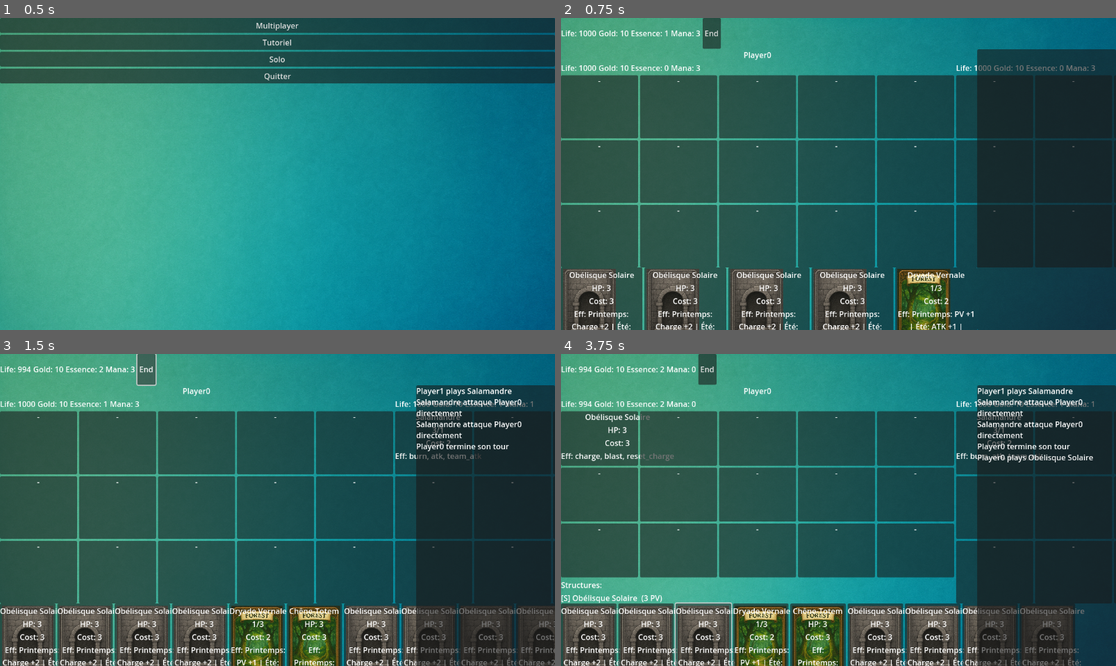
Above: before the commit, frames 1-4 (two rows, left to right).
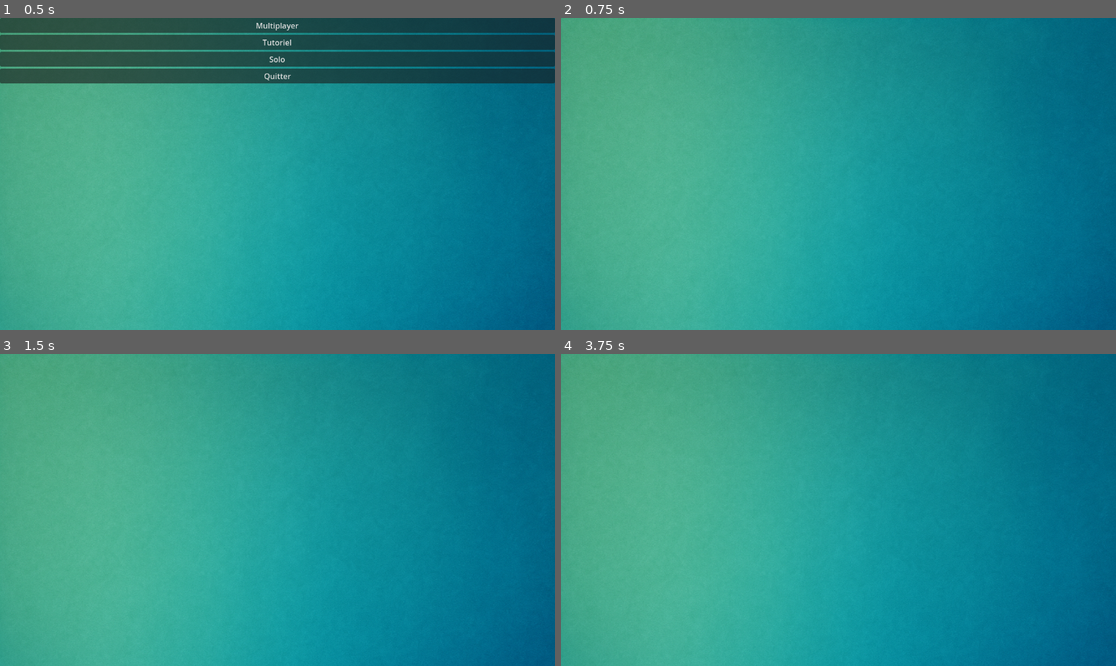
Above: after the commit, the same moments.

Repository: cbCielblanc/deckbuilding
Game: Godot game, scene res://scenes/MainMenu.tscn
Same seed, same stepped clock (60 frames per second), same inputs: the game is played once before the commit and once after it.
Inputs (mouse positions are in pixels of both pictures, inside the frame that each line leads up to):
- Up to frame 1 (0.5 s): no input
- Up to frame 2 (0.75 s): click "Solo" at 0.5 s
- Up to frame 3 (1.5 s): click (149, 369) at 1.25 s, where only the run before the commit has a clickable "End"
- Up to frame 4 (3.75 s): click (588, 644) at 2.02 s; click (644, 644) at 2.77 s; click (705, 644) at 3.52 s

Frame 1 is identical in both runs. In frame 2, 82% of the frame differs, in the area x 0-100%, y 0-100%; in frame 3, 82%; in frame 4, 77%.
Error after the commit: Parse Error: Could not resolve external class member "owner". (res://scripts/effect_processor.gd:13)

Commit message:
Fix owner null errors and document

Diff:
--- a/scripts/effect_processor.gd
+++ b/scripts/effect_processor.gd
@@ -4,11 +4,19 @@
 func apply(e : Dictionary, src : Card, tgt = null) -> void:
 	var a = e.get("action", "")
 	match a:
-		"atk":           tgt.atk += e.value
-		"hp":            tgt.hp  = min(tgt.max_hp, tgt.hp + e.value)
+		"atk":
+			if tgt:
+				tgt.atk += e.value
+		"hp":
+			if tgt:
+				tgt.hp  = min(tgt.max_hp, tgt.hp + e.value)
 		"team_atk":      for u in src.owner.units: u.atk += e.value
-		"burn":          tgt.status.burn   += e.value
-		"poison":        tgt.status.poison += e.value
+		"burn":
+			if tgt:
+				tgt.status.burn   += e.value
+		"poison":
+			if tgt:
+				tgt.status.poison += e.value
 		"draw":          src.owner.draw(e.value)
 		"mana":
 			src.owner.mana += e.value
@@ -23,11 +31,18 @@
 		"reset_charge":  src.charge = 0
 		"skip_segment":  SeasonManager.advance_segment()
 		"extend_season": SeasonManager.segment = max(0, SeasonManager.segment - 1)
-		"root":          tgt.status.rooted = true
+		"root":          if tgt:
+			tgt.status.rooted = true
 		"camouflage":    src.status.camouflage = true
 		"sleep":         src.status.sleep = 1
-		"freeze_unit":   tgt.status.frozen = 1
-		"enemy_atk_mod": for u in src.owner.opponent().units: u.atk += e.value
+		"freeze_unit":   if tgt:
+			tgt.status.frozen = 1
+		"enemy_atk_mod":
+			if src.owner:
+				var opp := src.owner.opponent()
+				if opp:
+					for u in opp.units:
+						u.atk += e.value
 		"create_token":  src.owner.summon_token(e.token, e.atk, e.hp)
 		"consume_token": src.owner.consume_token(e.token, e.effect, e.value)
 		"duplicate_phantom":
--- a/scripts/player.gd
+++ b/scripts/player.gd
@@ -37,7 +37,10 @@
 	emit_stats()
 
 func draw(n : int) -> void:
-	hand += deck.draw_n(n)
+	var drawn := deck.draw_n(n)
+	for c in drawn:
+	c.owner = self
+	hand += drawn
 	emit_signal("hand_changed", self)    # ← déclenche la mise à jour UI
 
 func start_turn() -> void:
Not shown, changed: scripts/README.md
